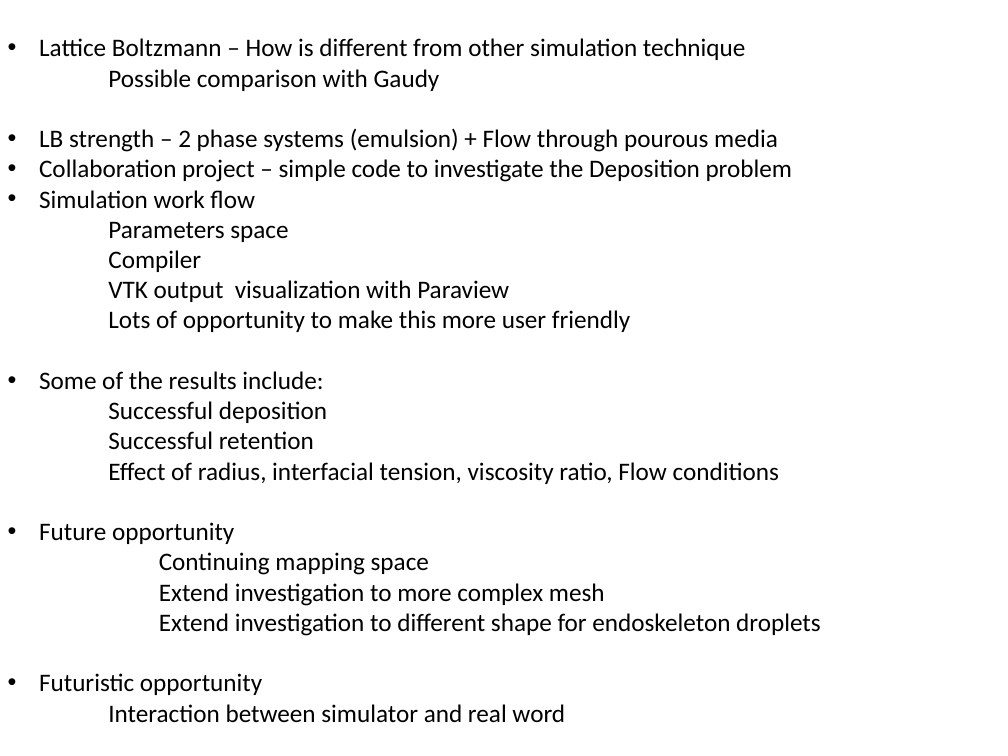
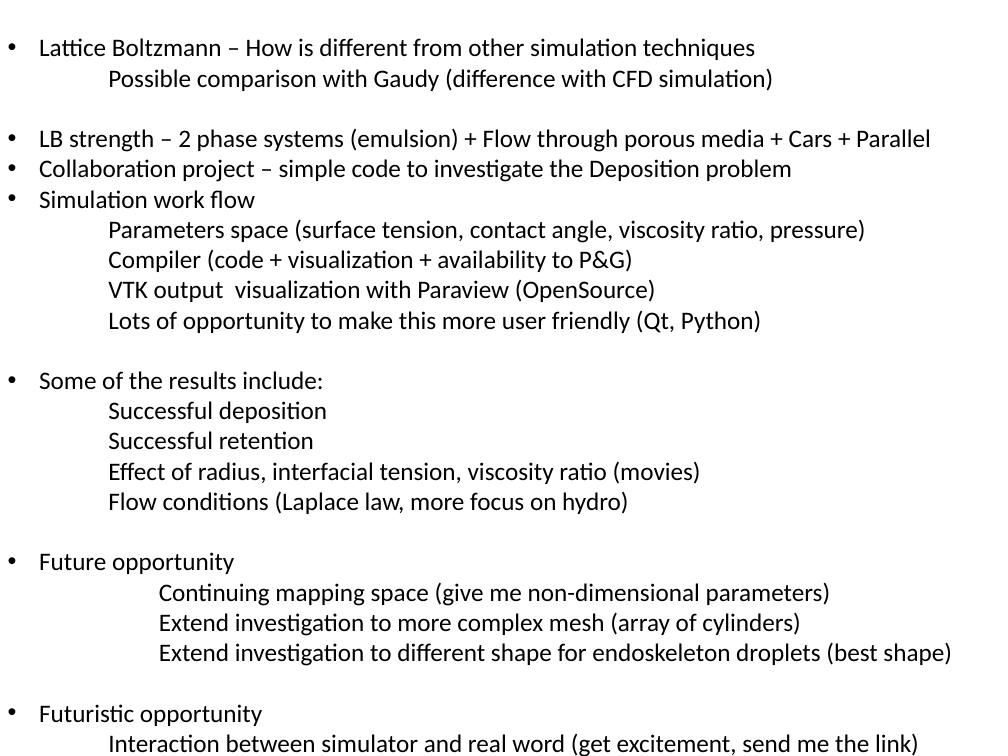
Before and after one commit to shurikkuzmin/ComplicatedGeometries, a slide deck: slide 1 of presentation/oct 17 discussion notes.pptx. Drawn at 1008x756 pixels with LibreOffice and Linux fonts; fonts in the diff are those of the drawing. Boxes give left, top, right and bottom in pixels: in the first picture for what was removed or moved away, otherwise in the second. Text is boxed around its words. In the diff, an @@ line names an element or a change of style, - is before the commit and + after.

Commit message:
Edited the outline of the presentation.

```diff
--- a/presentation/oct 17 discussion notes.pptx
+++ b/presentation/oct 17 discussion notes.pptx
@@ text at (39, 38, 931, 152): text changed @@
-• Lattice Boltzmann – How is different from other simulation technique
-    Possible comparison with Gaudy
-• LB strength – 2 phase systems (emulsion) + Flow through pourous media
+• Lattice Boltzmann – How is different from other simulation techniques
+    Possible comparison with Gaudy (difference with CFD simulation)
+• LB strength – 2 phase systems (emulsion) + Flow through porous media + Cars + Parallel
@@ text at (108, 219, 866, 333): text changed @@
-Parameters space
-Compiler
-VTK output visualization with Paraview
-Lots of opportunity to make this more user friendly
+Parameters space (surface tension, contact angle, viscosity ratio, pressure)
+Compiler (code + visualization + availability to P&G)
+VTK output visualization with Paraview (OpenSource)
+Lots of opportunity to make this more user friendly (Qt, Python)
@@ text at (108, 461, 701, 514): text changed @@
-Effect of radius, interfacial tension, viscosity ratio, Flow conditions
+Effect of radius, interfacial tension, viscosity ratio (movies)
+Flow conditions (Laplace law, more focus on hydro)
@@ text at (159, 582, 952, 666): text changed @@
-  Continuing mapping space
-  Extend investigation to more complex mesh
-  Extend investigation to different shape for endoskeleton droplets
+  Continuing mapping space (give me non-dimensional parameters)
+  Extend investigation to more complex mesh (array of cylinders)
+  Extend investigation to different shape for endoskeleton droplets (best shape)
@@ text at (108, 733, 919, 756): text changed @@
-    Interaction between simulator and real word
+    Interaction between simulator and real word (get excitement, send me the link)
```
